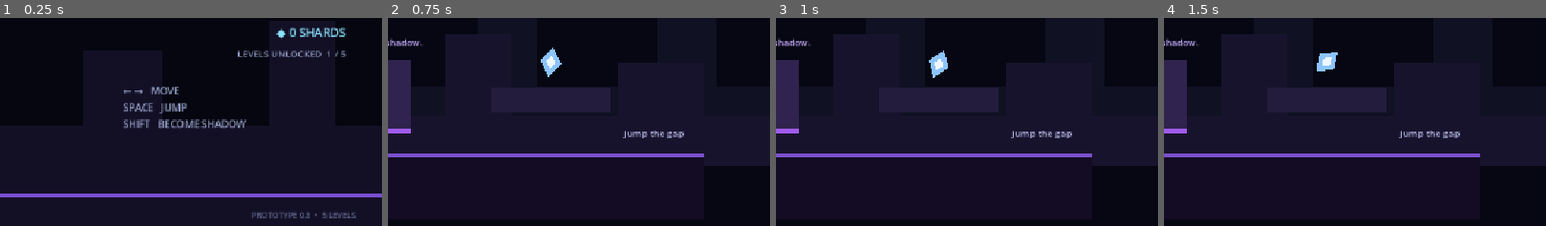
Above: before the commit, frames 1-4 (left to right).
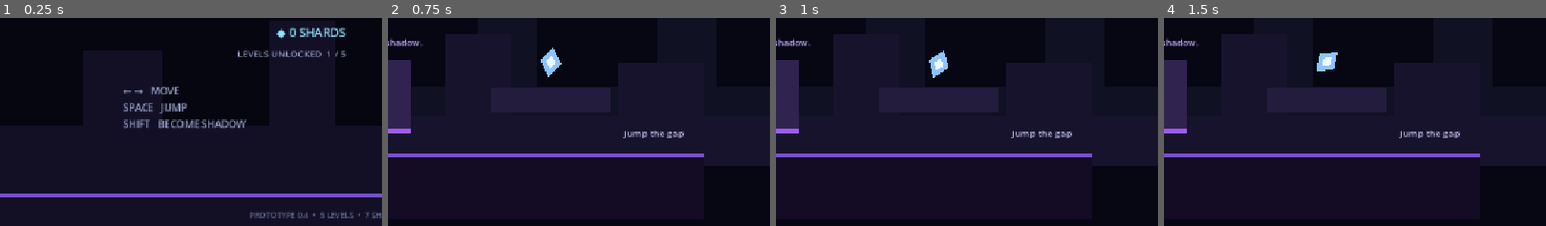
Above: after the commit, the same moments.

Repository: Yass29/shadow-run
Game: Godot game, scene res://main_menu.tscn
Same seed, same stepped clock (60 frames per second), same inputs: the game is played once before the commit and once after it.
Inputs:
- Up to frame 1 (0.25 s): no input
- Up to frame 2 (0.75 s): click "CONTINUE LEVEL 01" at 0.5 s
- Up to frame 3 (1 s): no input
- Up to frame 4 (1.5 s): tap Enter (ui_accept) at 1.25 s; hold Right (ui_right) from 1.28 s (still down); hold Enter (ui_accept) from 1.28 s (still down)
The pictures show only the part of the screen within x 50-100%, y 46-96%; the shares and areas given below are measured in that part.

The runs differ from the first frame. In frame 1, 0.5% of the frame differs, in the area x 65-100%, y 93-97%; in frame 2, nothing differs; in frame 3, nothing differs; in frame 4, nothing differs.

Commit message:
Refresh prototype version badge

Diff:
--- a/main_menu.tscn
+++ b/main_menu.tscn
@@ -127,7 +127,7 @@
 offset_bottom = 620.0
 theme_override_colors/font_color = Color(0.38, 0.4, 0.55, 1)
 theme_override_font_sizes/font_size = 12
-text = "PROTOTYPE 0.3  •  5 LEVELS"
+text = "PROTOTYPE 0.4  •  5 LEVELS  •  7 SHADOWS"
 horizontal_alignment = 2
 
 [connection signal="pressed" from="PlayButton" to="." method="_on_play_pressed"]
